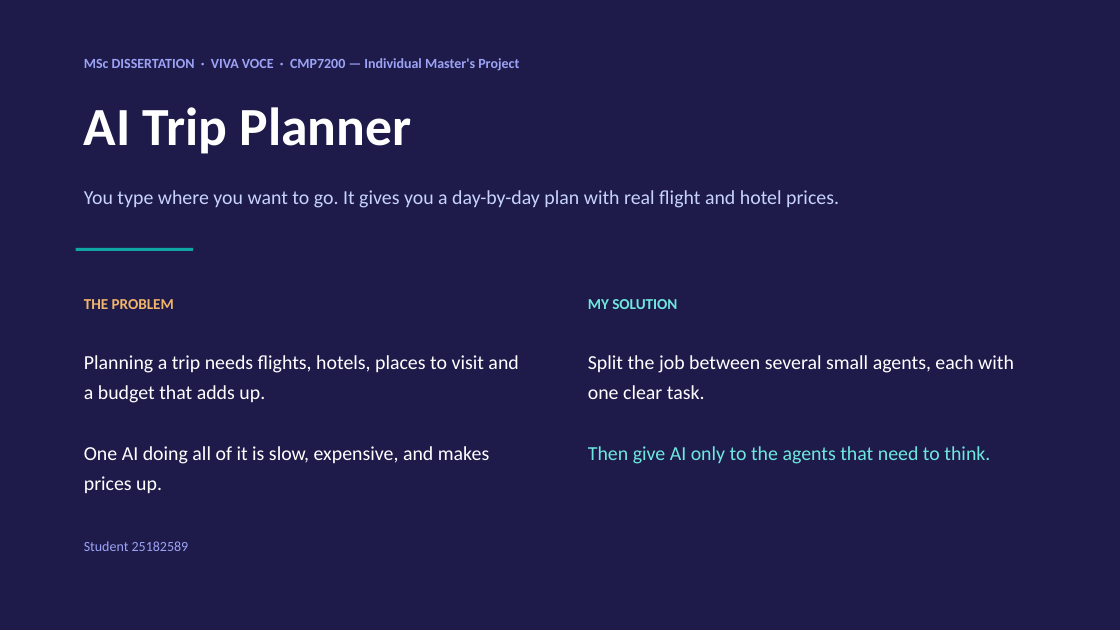
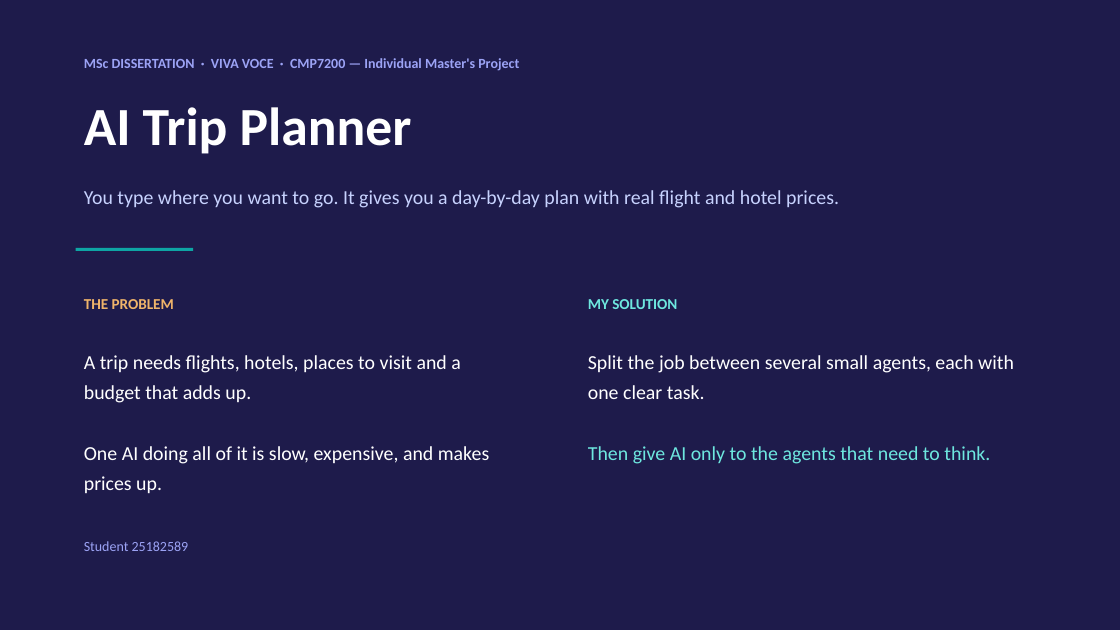
Before and after one commit to sherali143/Trip-Planner, a slide deck: slide 1 of submission/CMP7200_Viva_Presentation.pptx. Drawn at 1120x630 pixels with LibreOffice and Linux fonts; fonts in the diff are those of the drawing. Boxes give left, top, right and bottom in pixels: in the first picture for what was removed or moved away, otherwise in the second. Text is boxed around its words. In the diff, an @@ line names an element or a change of style, - is before the commit and + after.

```diff
--- a/submission/CMP7200_Viva_Presentation.pptx
+++ b/submission/CMP7200_Viva_Presentation.pptx
@@ text at (84,355,461,403): text changed @@
-Planning a trip needs flights, hotels, places to visit and a budget that adds up.
+A trip needs flights, hotels, places to visit and a budget that adds up.
```
Also in this commit, not shown: 2 other slides changed, 9 slides added, 7 slides removed, 3 other files.
